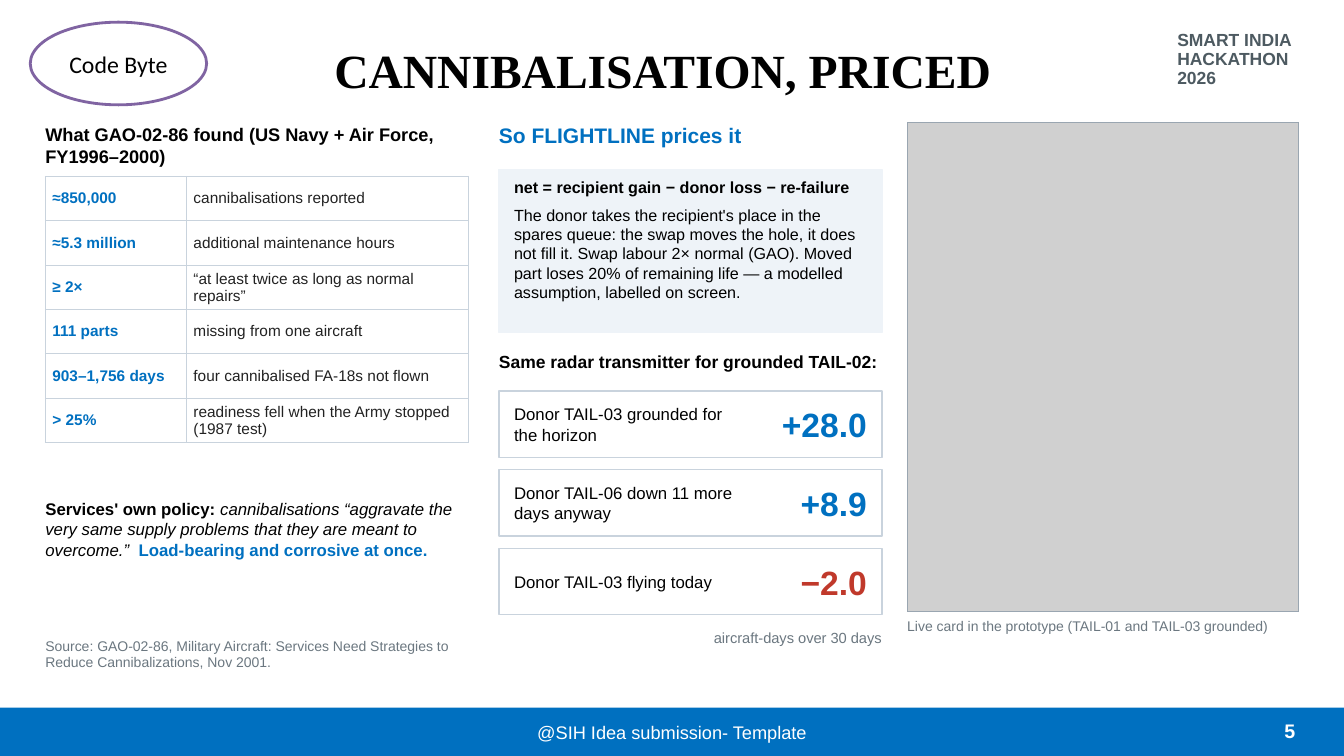
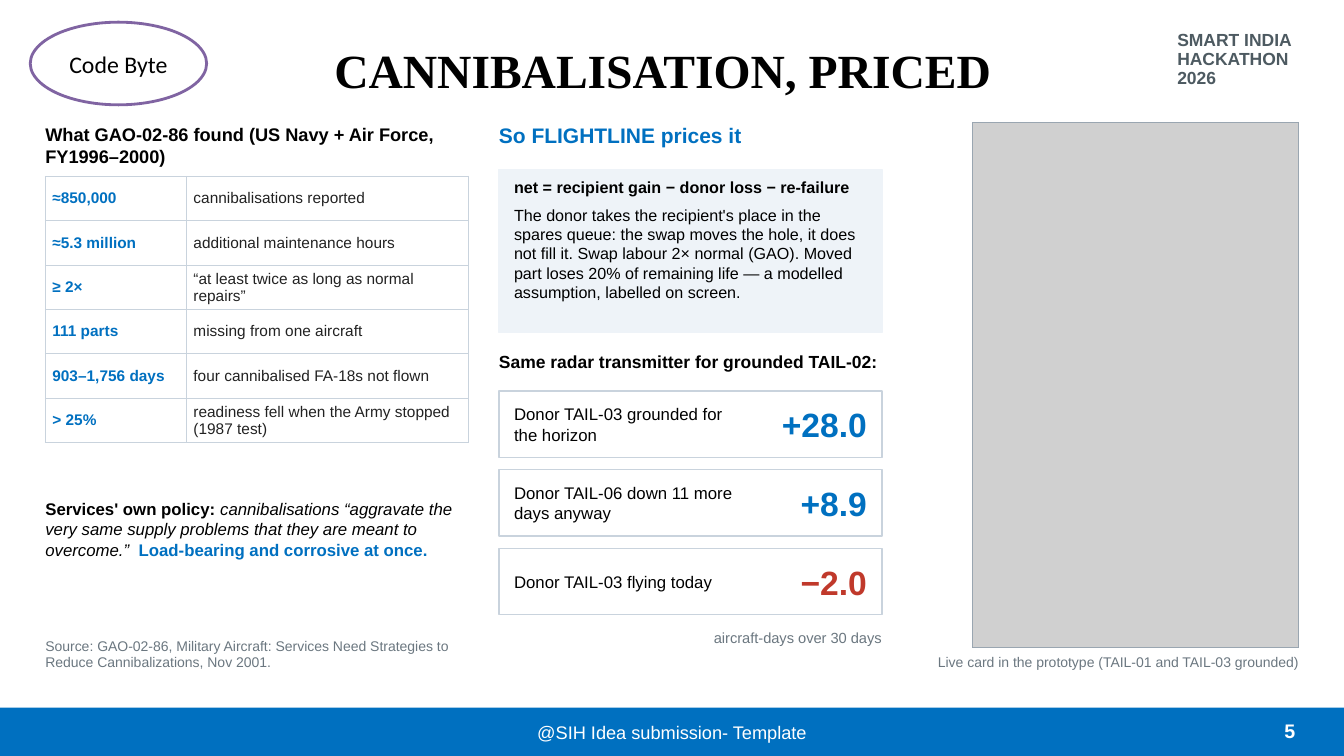
Before and after one commit to MarcussRico/flightline, a slide deck: slide 5 of deck/FLIGHTLINE_SIH26249.pptx. Drawn at 1344x756 pixels with LibreOffice and Linux fonts; fonts in the diff are those of the drawing; grey boxes stand for pictures; background and template pictures are left out. Boxes give left, top, right and bottom in pixels: in the first picture for what was removed or moved away, otherwise in the second. Text is boxed around its words. In the diff, an @@ line names an element or a change of style, - is before the commit and + after.

```diff
--- a/deck/FLIGHTLINE_SIH26249.pptx
+++ b/deck/FLIGHTLINE_SIH26249.pptx
@@ picture: place and size @@
-picture at (907, 123, 1299, 612)
+picture at (973, 123, 1299, 647)
@@ rectangle: place and size @@
-rectangle at (907, 123, 1299, 612)
+rectangle at (973, 123, 1299, 647)
@@ text "Live card in the prototype ...": place and size @@
-text "Live card in the prototype ..." at (907, 621, 1268, 634)
+text "Live card in the prototype ..." at (938, 657, 1299, 670)
@@ text "Live card in the prototype ..." at (938, 657, 1299, 670): alignment left to right @@
```
Also in this commit, not shown: 4 other slides changed, 4 other files.
